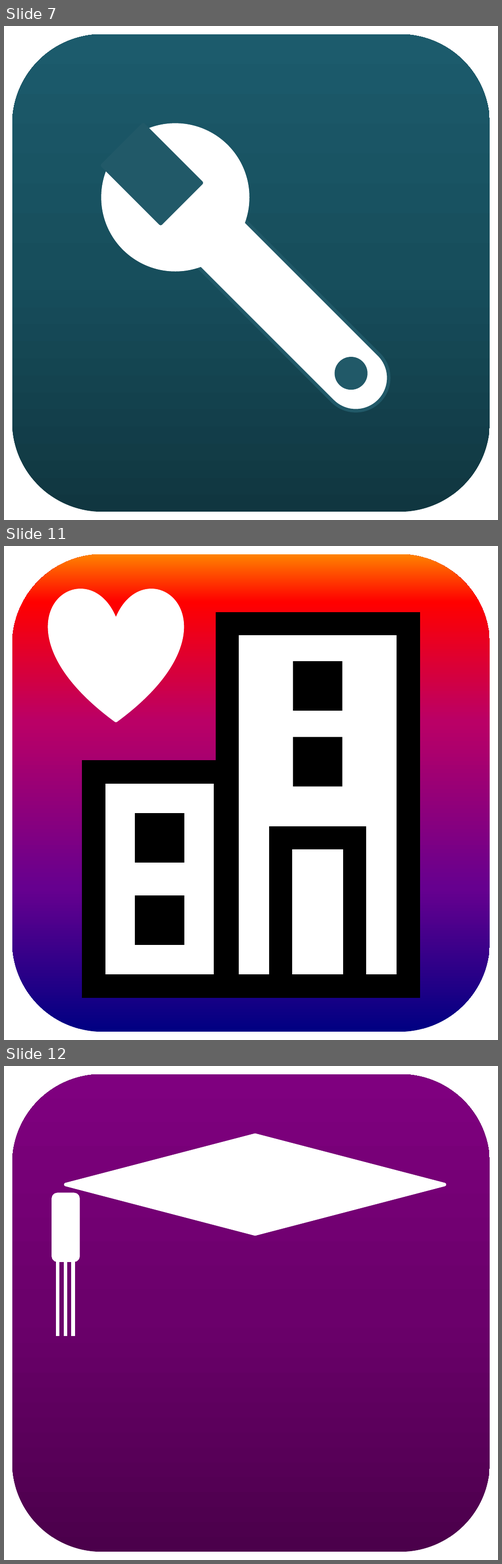
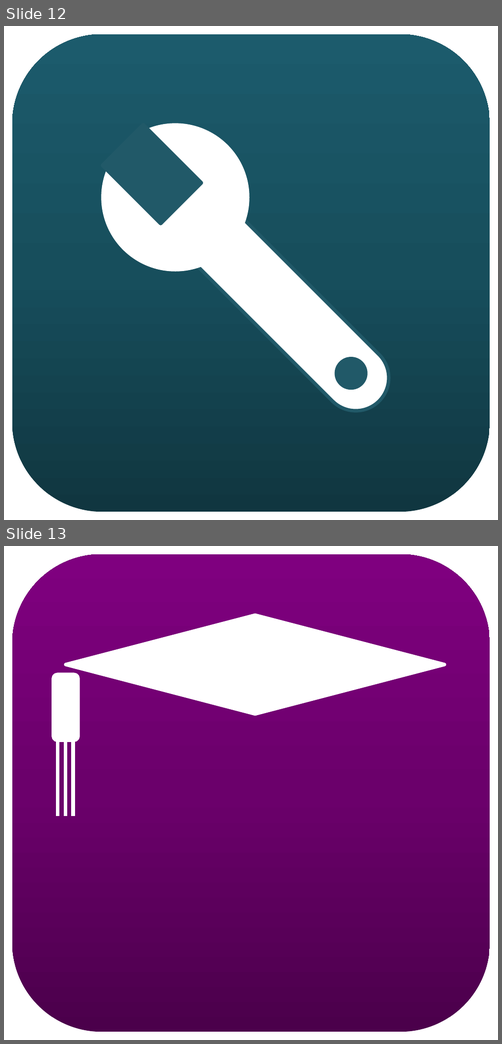
Before and after one commit to solkam/TremnCRM-docs, a slide deck: UI/Icons TremnCRM.pptx. Shown one above the other, each under a label of ours: slides 7, 11 and 12 before the commit, slides 12 and 13 after it; the slides between them are not shown. The pictures are 502x1564 and 502x1044 pixels, drawn with LibreOffice and Linux fonts; fonts in the diff are those of the drawing. Boxes give left, top, right and bottom in pixels: in the first picture for what was removed or moved away, otherwise in the second. Text is boxed around its words. In the diff, an @@ line names an element or a change of style, - is before the commit and + after.

```diff
--- a/UI/Icons TremnCRM.pptx
+++ b/UI/Icons TremnCRM.pptx
@@ slide 11 removed at box(4, 546, 498, 1040), background #FFFFFF @@
@@ rounded rectangle removed at box(12, 554, 490, 1032) @@
@@ heart removed at box(50, 589, 182, 720) @@
@@ group removed at box(94, 624, 408, 986): 4 rounded rectangles, 3 rectangles @@
@@ what was slide 7 is now slide 12 @@
@@ what was slide 12 is now slide 13 @@
```
Also in this commit, not shown: 4 slides changed, 12 slides added, 4 other slides removed, 9 other files.
